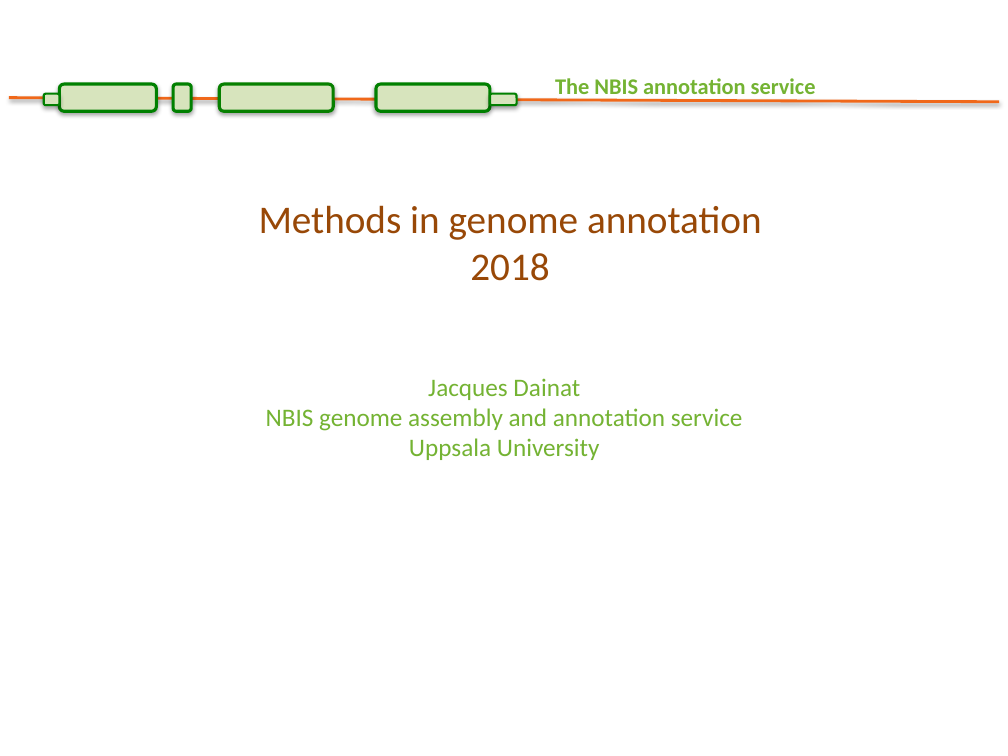
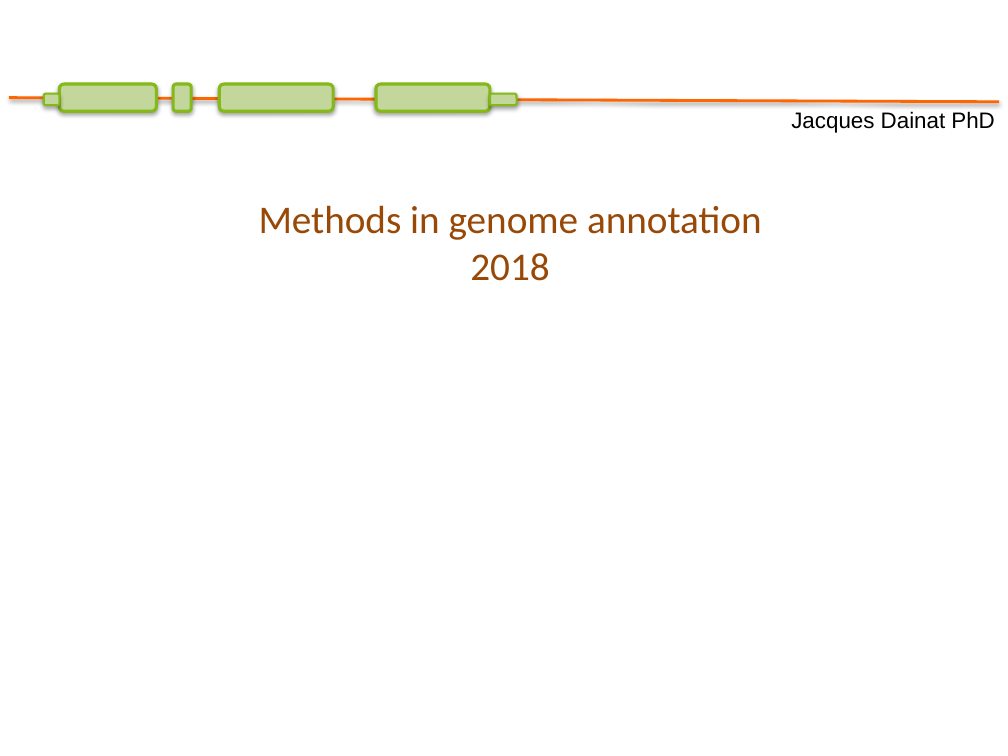
Before and after one commit to SGBC/course, a slide deck: slide 1 of docs/nbis_annotation/slides/Structural_annotation.pptx. Drawn at 1008x756 pixels with LibreOffice and Linux fonts; fonts in the diff are those of the drawing; background and template pictures are left out. Boxes give left, top, right and bottom in pixels: in the first picture for what was removed or moved away, otherwise in the second. Text is boxed around its words. In the diff, an @@ line names an element or a change of style, - is before the commit and + after.

```diff
--- a/docs/nbis_annotation/slides/Structural_annotation.pptx
+++ b/docs/nbis_annotation/slides/Structural_annotation.pptx
@@ rounded rectangle at (220,84,334,111): fill #D7E4BD to #C3D69B; outline #078000 2.25 pt to #84B919 2.25 pt @@
@@ fill #D7E4BD to #C3D69B; outline #008000 2.25 pt to #84B919 2.25 pt in 3 elements at (59,84,156,111), (173,84,192,111), (376,84,490,111) @@
@@ text removed at (555,78,816,100) @@
-The NBIS annotation service
@@ line (9, 98) - (999, 102): stroke #F0681A 2 pt to #FF6600 2 pt @@
@@ rounded rectangle at (43,94,59,105): fill #D7E4BD to #C3D69B; outline #008000 1.5 pt to #84B919 1.5 pt @@
@@ rounded rectangle at (490,94,516,105): fill #D7E4BD to #C3D69B; outline #008000 1.5 pt to #84B919 1.5 pt @@
@@ text added at (791,111,994,133), 16 pt, text #000000 @@
+Jacques Dainat PhD
@@ text removed at (266,378,743,460) @@
-Jacques Dainat
-NBIS genome assembly and annotation service
-Uppsala University
```
Also in this commit, not shown: 53 other slides changed, 18 slides added, 2 slides removed, 2 other files.
